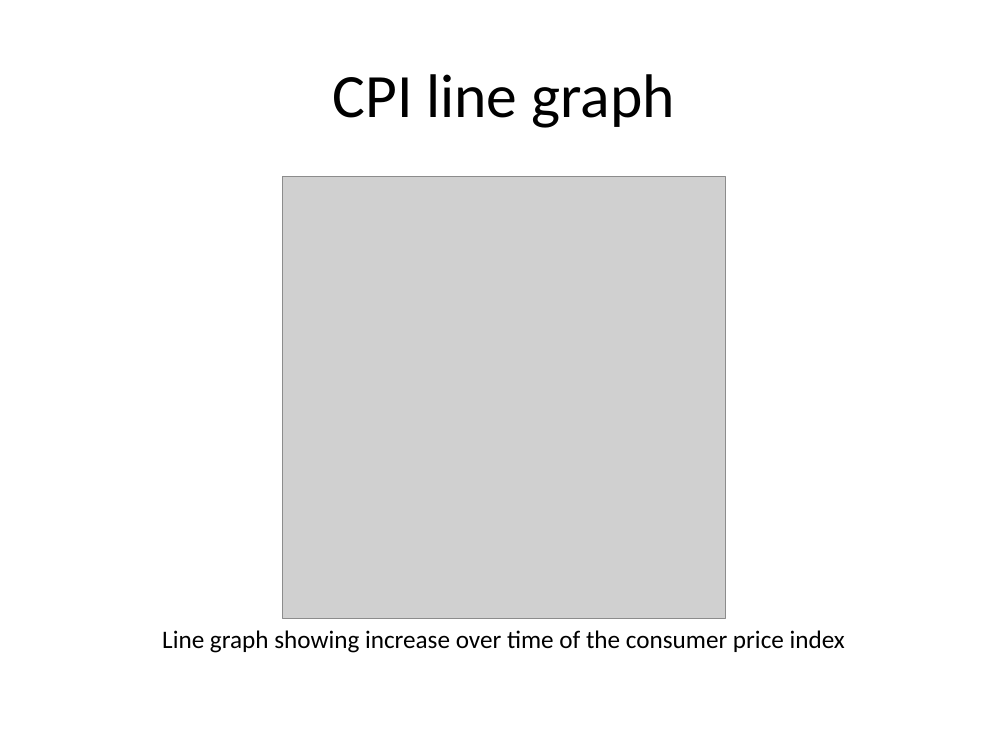
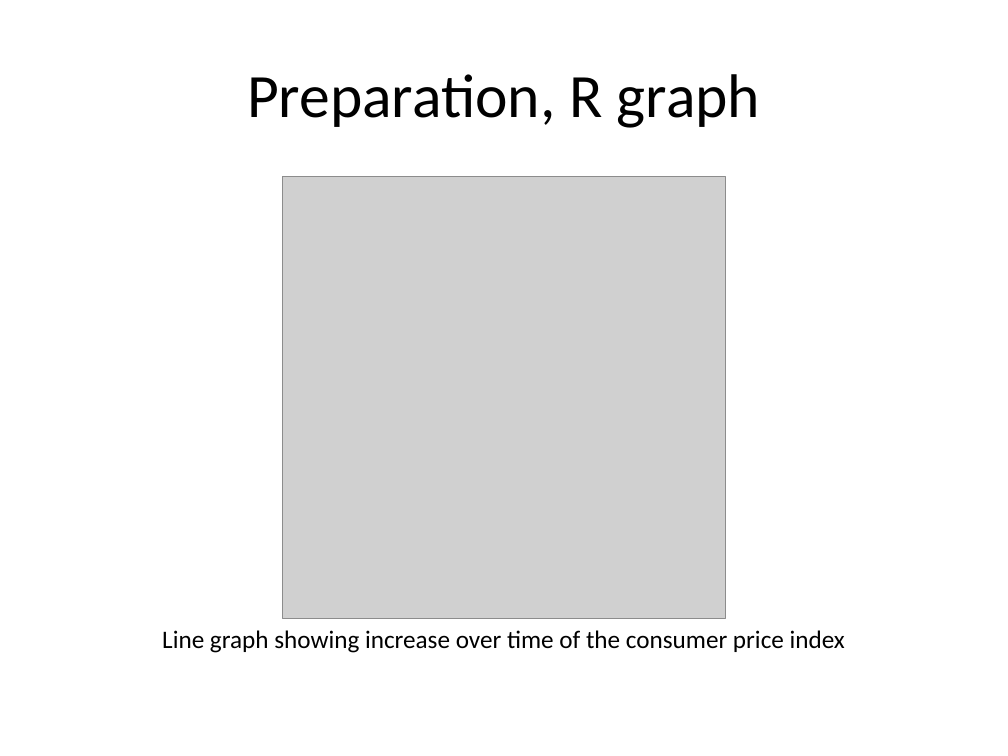
Before and after one commit to pmean/data-visualization, a slide deck: slide 5 of data-viz-03/component/preparation.pptx (slide 2 before the commit). Drawn at 1008x756 pixels with LibreOffice and Linux fonts; fonts in the diff are those of the drawing; grey boxes stand for pictures. Boxes give left, top, right and bottom in pixels: in the first picture for what was removed or moved away, otherwise in the second. Text is boxed around its words. In the diff, an @@ line names an element or a change of style, - is before the commit and + after.

```diff
--- a/data-viz-03/component/preparation.pptx
+++ b/data-viz-03/component/preparation.pptx
@@ title at box(247, 74, 760, 128): text changed @@
-CPI line graph
+Preparation, R graph
```
Also in this commit, not shown: 4 slides added, 4 slides removed, 15 other files.
